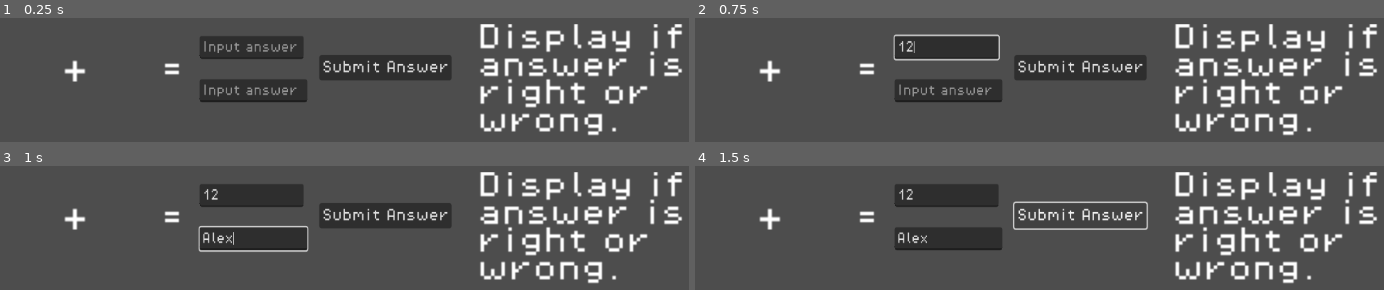
Above: before the commit, frames 1-4 (two rows, left to right).
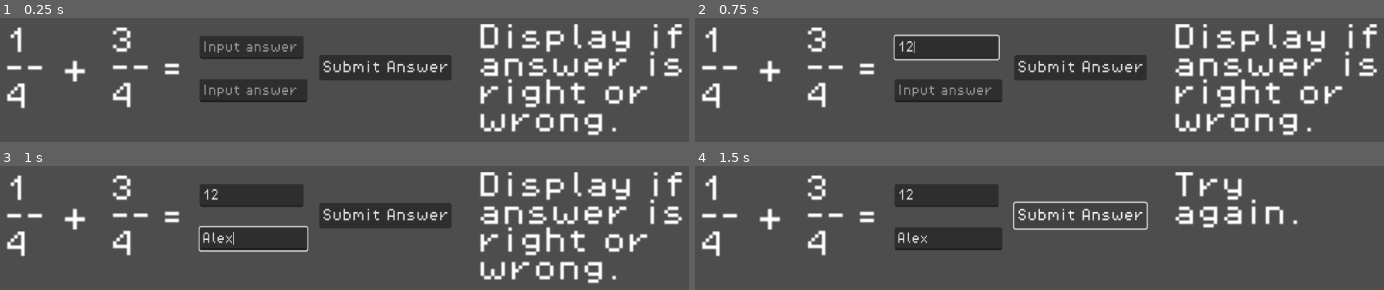
Above: after the commit, the same moments.

Repository: psalmer-balanza/soln
Game: Godot game, scene res://scenes/gameplay_scenes/fraction_sample_gameplay.tscn
The game is run twice, just before and just after one commit, with the same random seed, the same clock (stepped at 60 frames per second) and the same inputs. The project has no main scene, so this scene is started directly.
Inputs (mouse positions are in pixels of both pictures, inside the frame that each line leads up to):
- Up to frame 1 (0.25 s): no input
- Up to frame 2 (0.75 s): click (949, 47) at 0.52 s; type "12" at 0.6 s
- Up to frame 3 (1 s): click (254, 239) at 0.75 s; type "Alex" at 0.83 s
- Up to frame 4 (1.5 s): click "Submit Answer" at 1.25 s

The runs differ from the first frame. In frame 1, 1.5% of the frame differs, in the area x 1-22%, y 7-74%; in frame 2, 1.5%; in frame 3, 1.5%; in frame 4, 8.2%, in the area x 1-99%, y 4-96%.
Error before the commit: Invalid access of index '1' on a base object of type: 'PackedStringArray'. (res://scripts/gameplay_scripts/fraction_sample_gameplay.gd:18)

Commit message:
Hard coded fraction values

Diff:
--- a/scripts/gameplay_scripts/fraction_sample_gameplay.gd
+++ b/scripts/gameplay_scripts/fraction_sample_gameplay.gd
@@ -6,13 +6,22 @@
 @onready var second_fraction_given: RichTextLabel = $SecondFraction/FractionTwo
 @onready var display_answer: RichTextLabel = $DisplayAnswer/UserAnswer
 
+func _ready():
+	# Setting the text dynamically in the script
+	# For zen to read from db
+	var fraction_text = "1 -- 4"
+	first_fraction_given.bbcode_text = fraction_text
+	# For zen to read from db (second fraction)
+	fraction_text = "3 -- 4"
+	second_fraction_given.bbcode_text = fraction_text
+
 # Checker of proper and improper fraction for addition
 func _on_submit_answer_button_down():
 	# Split the string using the right delimiter "\n--\n"
 	## Modify to check if there is no input
 	#GlobalGameState.xalert("No Input", "Please input your answer")
-	var first_fraction_split = first_fraction_given.text.split("\n--\n")
-	var second_fraction_split = second_fraction_given.text.split("\n--\n")
+	var first_fraction_split = first_fraction_given.text.split(" -- ")
+	var second_fraction_split = second_fraction_given.text.split(" -- ")
 
 	var first_numerator = int(first_fraction_split[0])
 	var first_denominator = int(first_fraction_split[1])
@@ -31,6 +40,8 @@
 		else:
 			# Show this if the student's answer is incorrect
 			display_answer.text = "Try \nagain."
+			# For zen
+			# some scorer thing here that adds to the leaderboard
 	else:
 		# If given problem is improper fraction
 		var lcd = GlobalFractionFunctions.get_lcd(first_denominator, second_denominator)
